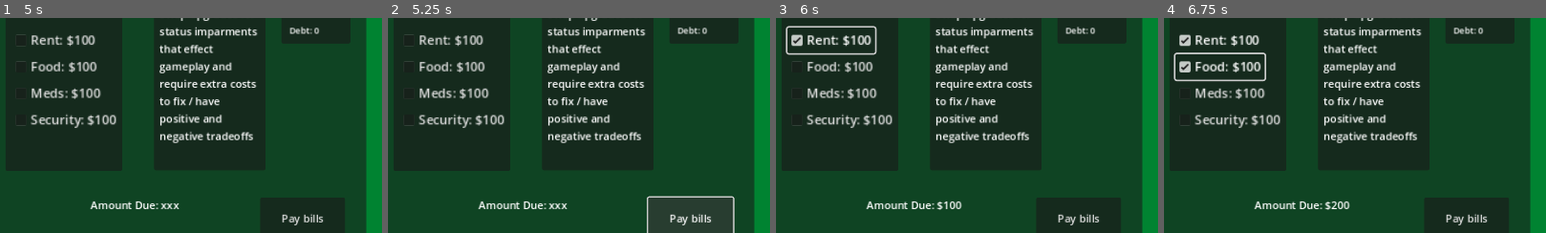
Above: before the commit, frames 1-4 (left to right).
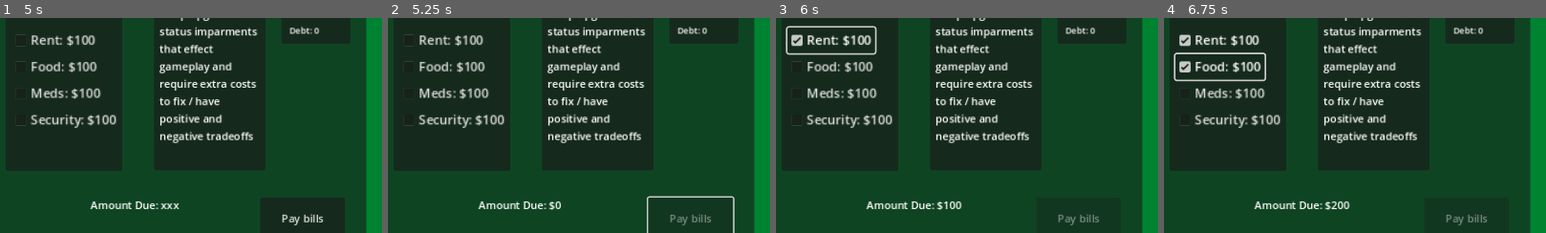
Above: after the commit, the same moments.

Repository: andrewpressman/Operation-OS
Game: Godot game, scene res://Home/HomeDesktop.tscn
Two runs of this game, one before a commit and one after it. Both use one fixed random seed, a clock stepped at 60 frames per second and the inputs below.
Inputs:
- Up to frame 1 (5 s): click "Go to work" at 0.5 s; click "Go Home" at 1.25 s; click "Go to work" at 2 s; click "Go Home" at 2.75 s; click "Files" at 3.5 s; click "Finances" at 4.25 s
- Up to frame 2 (5.25 s): click "Pay bills" at 5 s
- Up to frame 3 (6 s): click "Rent: $100" at 5.75 s
- Up to frame 4 (6.75 s): click "Food: $100" at 6.5 s
The pictures show only the part of the screen within x 46-96%, y 34-84%; the shares and areas given below are measured in that part.

Frame 1 is identical in both runs. In frame 2, 0.5% of the frame differs, in the area x 42-85%, y 85-97%; in frame 3, 0.2%; in frame 4, 0.2%.

Commit message:
Finances improvments
Amount now resets after each payment
Checkboxes are disabled when their attribute is paid

Diff:
--- a/Home/finances.gd
+++ b/Home/finances.gd
@@ -18,6 +18,11 @@
 	PaidFood = false
 	PaidMeds = false
 	PaidSecurity = false
+	$Pay.disabled = false
+	$Bills/Rent.disabled = false
+	$Bills/Food.disabled = false
+	$Bills/Meds.disabled = false
+	$Bills/Security.disabled = false
 	AmountDue = 0
 
 func UpdateMoney():
@@ -60,8 +65,32 @@
 		CurrentDebt = (GlobalVar.Money - AmountDue) * -1 + GlobalVar.Debt
 		GlobalVar.Debt = CurrentDebt
 
+	if PaidRent:
+		$Bills/Rent.text = "Rent: PAID"
+		$Bills/Rent.disabled = true
+		$Bills/Rent.button_pressed = false
+	if PaidFood:
+		$Bills/Food.text = "Food: PAID"
+		$Bills/Food.disabled = true
+		$Bills/Food.button_pressed = false
+	if PaidMeds:
+		$Bills/Meds.text = "Meds: PAID"
+		$Bills/Meds.disabled = true
+		$Bills/Meds.button_pressed = false
+	if PaidSecurity:
+		$Bills/Security.text = "Security: PAID"
+		$Bills/Security.disabled = true
+		$Bills/Security.button_pressed = false
+
+	if AmountDue == 0:
+		$Pay.disabled = true
+	else:
+		$Pay.disabled = false
+
 	UpdateMoney()
 	UpdateStats()
+	AmountDue = 0
+	UpdateDue()
 
 func ToggleRent():
 	PaidRent = !PaidRent
